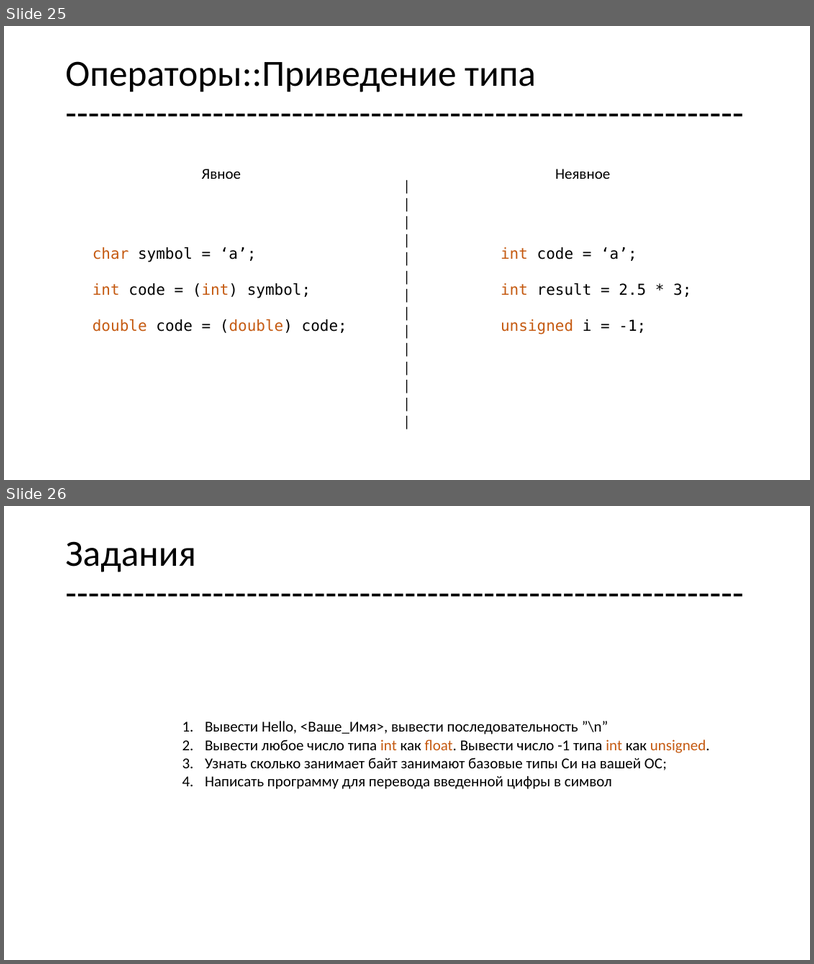
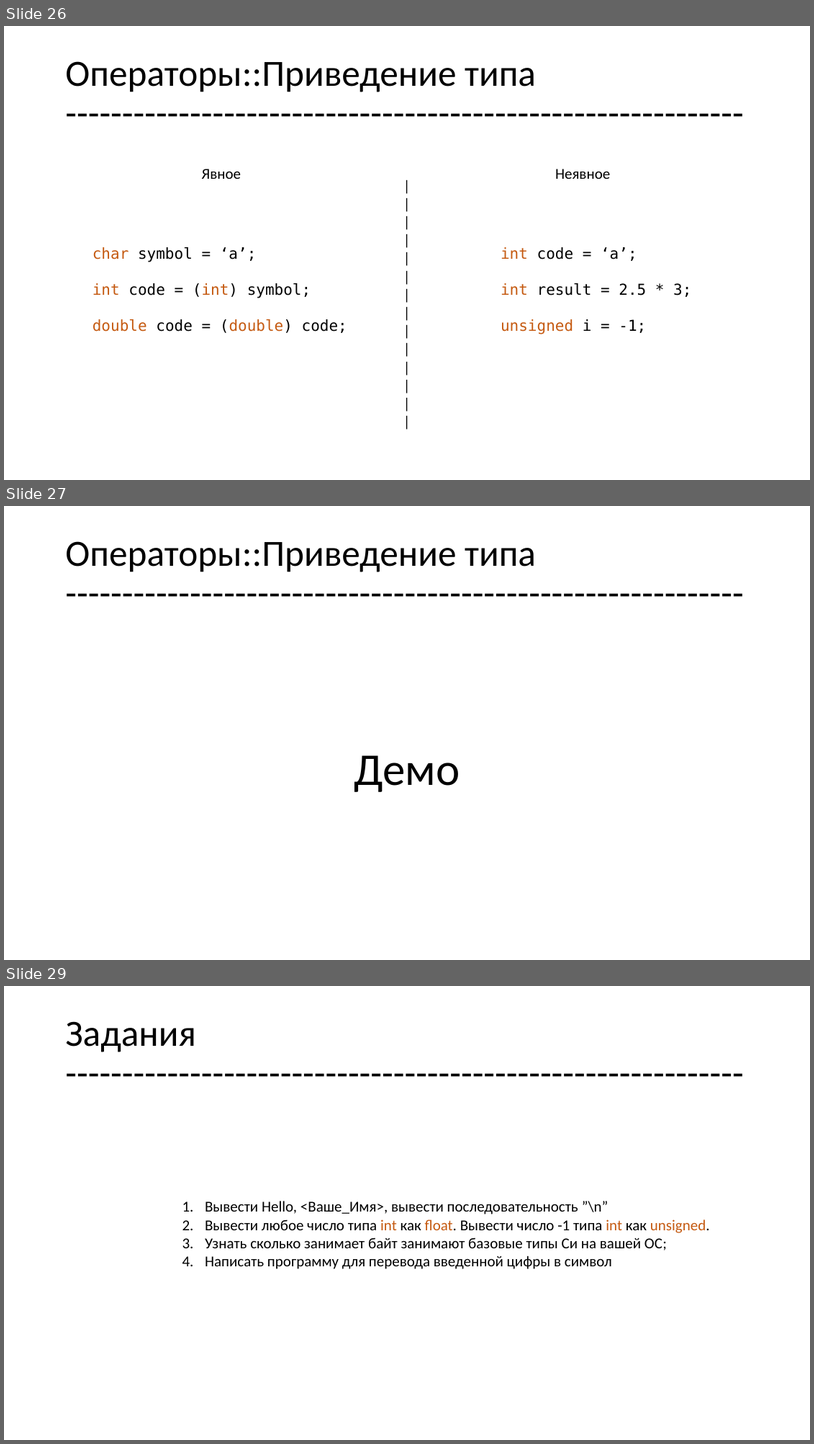
Before and after one commit to geeknik96/CLec, a slide deck: lec1/lec1.pptx. Shown one above the other, each under a label of ours: slides 25 and 26 before the commit, slides 26, 27 and 29 after it; the slides between them are not shown. The pictures are 814x964 and 814x1444 pixels, drawn with LibreOffice and Linux fonts; fonts in the diff are those of the drawing. Boxes give left, top, right and bottom in pixels: in the first picture for what was removed or moved away, otherwise in the second. Text is boxed around its words. In the diff, an @@ line names an element or a change of style, - is before the commit and + after.

```diff
--- a/lec1/lec1.pptx
+++ b/lec1/lec1.pptx
@@ slide 27 added at (4,506,810,960), background #FFFFFF @@
@@ title added at (65,541,536,572), 44 pt, text #000000 @@
+Операторы::Приведение типа
+------------------------------------------------------------
@@ text added at (355,755,460,792), 54 pt, text #000000 @@
+Демо
@@ what was slide 25 is now slide 26 @@
@@ what was slide 26 is now slide 29 @@
```
Also in this commit, not shown: 1 slide changed, 2 other slides added, 7 other files.
